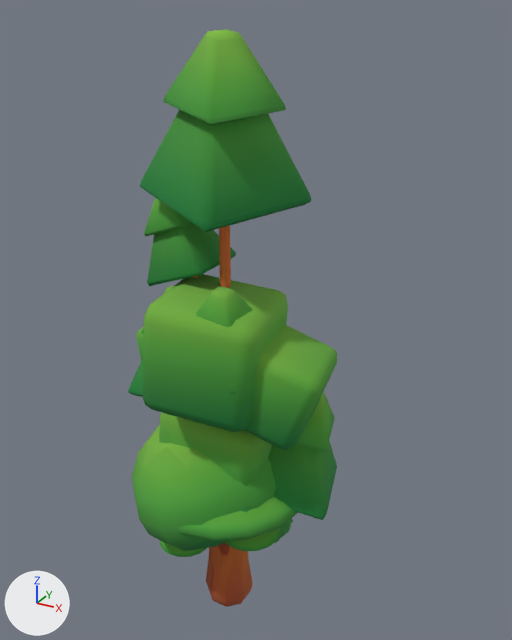
The glTF model root/public/kids-assets/models/hero/HeroTrees.glb as it was, and as the next commit left it.
The view is the same before and after, from a 50 mm lens placed at (5.77, -9.37, 10.66), pointed at (0.42, 0.36, 5.8). The lights are fixed; the arrows at lower left show +X, +Y and +Z. The first picture is the older version. Where no turn or scale is listed for an object, it has been applied to the vertices.

Objects in the first picture: 'Tree_1_A_Color1', 'Tree_2_A_Color1', 'Tree_2_C_Color1', 'Tree_3_A_Color1', 'Tree_4_C_Color1' and 1 more.
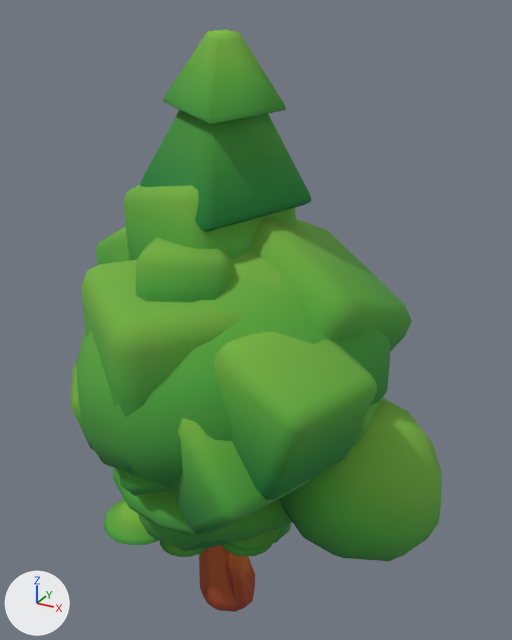
Changed parts and their boxes [x1, y1, x2, y2] in the pictures (512 x 640 px):
```json
{"object": "Tree_2_E_Color1", "change": "added", "after": [70, 184, 412, 535], "on screen": "green"}
{"object": "Tree_1_C_Color1", "change": "added", "after": [76, 251, 442, 612], "on screen": "green"}
{"object": "Tree_3_B_Color1", "change": "added", "after": [104, 468, 292, 557], "on screen": "green"}
{"object": "Tree_2_C_Color1", "change": "unchanged, covered by the edit", "before": [136, 274, 337, 549]}
{"object": "Tree_1_A_Color1", "change": "unchanged, covered by the edit", "before": [132, 425, 291, 605], "after": [138, 514, 291, 580]}
{"object": "Tree_3_A_Color1", "change": "unchanged, covered by the edit", "before": [160, 497, 298, 607], "after": [160, 526, 281, 557]}
{"object": "Tree_2_A_Color1", "change": "unchanged, covered by the edit", "before": [159, 413, 272, 486]}
```

Scene script edits in JSON lines:
```json
{"op": "add", "block": "me_tree_3_b_color1", "code": ["me_tree_3_b_color1 = bpy.data.meshes.new('Tree_3_B_Color1')", "me_tree_3_b_color1.from_pydata(...)  # 491 vertices, 934 faces; spans x -2.06..2.06, y -2.06..2.06, z -2.18..2.18", "me_tree_3_b_color1.materials.append(mat_forest)  # picture img_forest_texture"]}
{"op": "add", "block": "me_tree_2_e_color1", "code": ["me_tree_2_e_color1 = bpy.data.meshes.new('Tree_2_E_Color1')", "me_tree_2_e_color1.from_pydata(...)  # 812 vertices, 1518 faces; spans x -3.03..3.03, y -2.84..2.84, z -4.4..4.4", "me_tree_2_e_color1.materials.append(mat_forest)  # picture img_forest_texture"]}
{"op": "add", "block": "me_tree_1_c_color1", "code": ["me_tree_1_c_color1 = bpy.data.meshes.new('Tree_1_C_Color1')", "me_tree_1_c_color1.from_pydata(...)  # 638 vertices, 1170 faces; spans x -3.35..3.35, y -2.88..2.88, z -3.91..3.91", "me_tree_1_c_color1.materials.append(mat_forest)  # picture img_forest_texture"]}
{"op": "add", "block": "ob_tree_3_b_color1", "code": ["ob_tree_3_b_color1 = bpy.data.objects.new('Tree_3_B_Color1', me_tree_3_b_color1)", "ob_tree_3_b_color1.location = (-0.03, 0.0, 1.84)"]}
{"op": "add", "block": "ob_tree_2_e_color1", "code": ["ob_tree_2_e_color1 = bpy.data.objects.new('Tree_2_E_Color1', me_tree_2_e_color1)", "ob_tree_2_e_color1.location = (0.08, -0.06, 3.96)"]}
{"op": "add", "block": "ob_tree_1_c_color1", "code": ["ob_tree_1_c_color1 = bpy.data.objects.new('Tree_1_C_Color1', me_tree_1_c_color1)", "ob_tree_1_c_color1.location = (0.6, 0.0, 3.51)"]}
```
